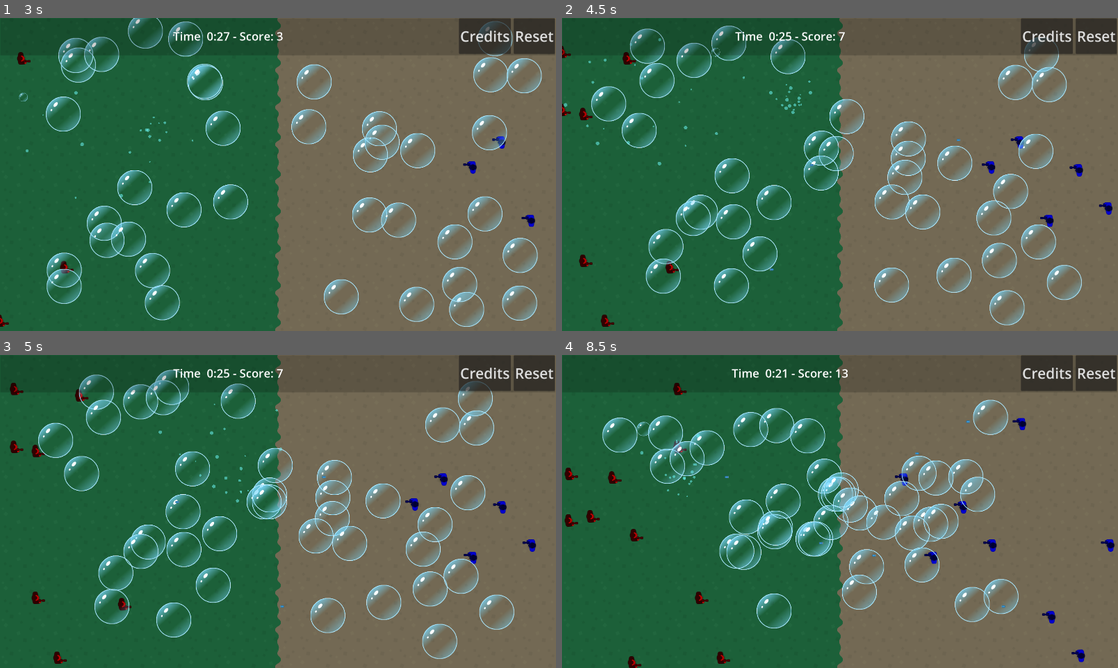
Above: before the commit, frames 1-4 (two rows, left to right).
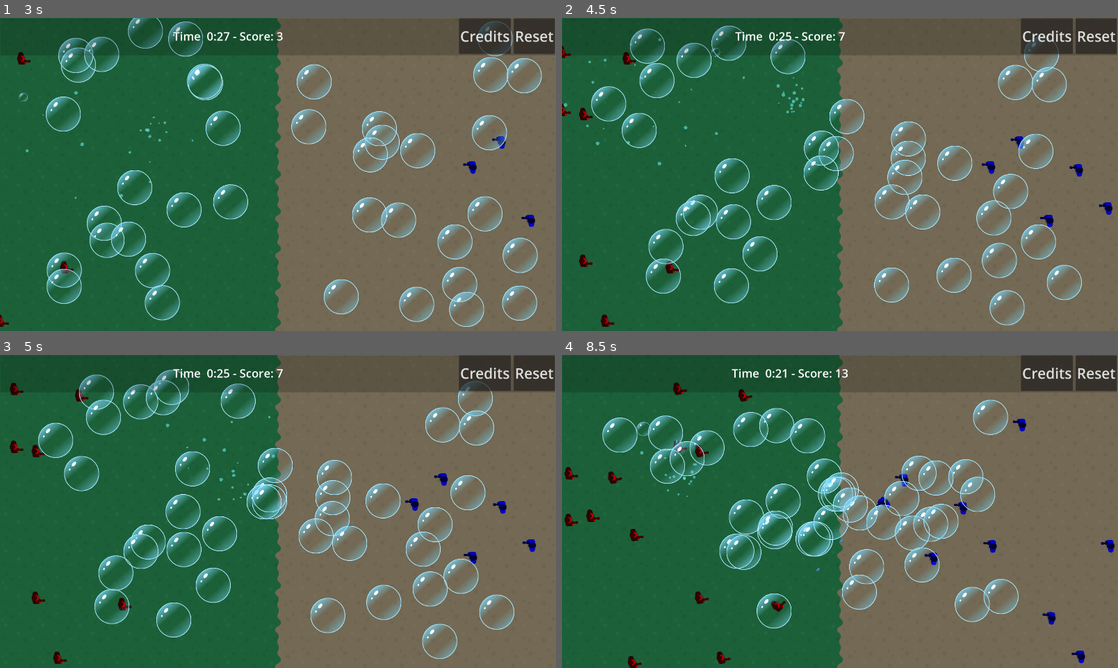
Above: after the commit, the same moments.

Repository: pkasprzyk/ggj2025
Game: Godot game, scene res://main.tscn
Two runs of this game, one before a commit and one after it. Both use one fixed random seed, a clock stepped at 60 frames per second and the inputs below.
Inputs (mouse positions are in pixels of both pictures, inside the frame that each line leads up to):
- Up to frame 1 (3 s): move the mouse to (111, 121) at 0.52 s; click (111, 121) at 0.67 s; move the mouse to (38, 49) at 1.27 s; click (38, 49) at 1.42 s; move the mouse to (77, 118) at 2.02 s; click (77, 118) at 2.17 s; move the mouse to (150, 136) at 2.77 s; click (150, 136) at 2.92 s
- Up to frame 2 (4.5 s): move the mouse to (645, 71) at 3.52 s; click (645, 71) at 3.67 s; move the mouse to (789, 108) at 4.27 s; click (789, 108) at 4.42 s
- Up to frame 3 (5 s): no input
- Up to frame 4 (8.5 s): move the mouse to (734, 386) at 5.02 s; click (734, 386) at 5.17 s; move the mouse to (845, 511) at 5.77 s; click (845, 511) at 5.92 s; move the mouse to (828, 433) at 6.52 s; click (828, 433) at 6.67 s; move the mouse to (734, 436) at 7.27 s; click (734, 436) at 7.42 s; move the mouse to (684, 480) at 8.02 s; click (684, 480) at 8.17 s

Frame 1 is identical in both runs. In frame 2, 0.1% of the frame differs, in the area x 37-72%, y 18-81%; in frame 3, 0.1%; in frame 4, 0.7%, in the area x 0-100%, y 8-100%.

Commit message:
smarter shooters

Diff:
--- a/objects/unit_shooter/unit_shooter.gd
+++ b/objects/unit_shooter/unit_shooter.gd
@@ -4,6 +4,7 @@
 
 @export var speed: float = 100.0
 @export var separation_distance: float = 50.0
+@export var shooting_distance: float = 500.0
 
 var target: Vector2 = Vector2.ZERO
 var base: UnitBase
@@ -23,12 +24,6 @@
 @onready var sprite: Sprite2D = $Sprite2D
 @onready var barrel_tip: Marker2D = $BarrelTip
 @onready var animation_player: AnimationPlayer = $AnimationPlayer
-
-
-# Called when the node enters the scene tree for the first time.
-func _ready() -> void:
-	shooting_timer.connect("timeout", shoot)
-	shooting_timer.start()
 
 
 static func spawn(parent: Node, spawn_point: Vector2, player: PlayerSide, new_base: UnitBase, new_target: Vector2, new_other_base: UnitBase) -> UnitShooter:
@@ -87,7 +82,21 @@
 	return (perceived_velocity - velocity) / 2
 
 
-func _physics_process(delta: float) -> void:
+func find_closest_enemy(all_units):
+	var closest_enemy: UnitShooter = null
+	var closest_distance: float = 9999999
+
+	for other_unit in all_units:
+		if self != other_unit:
+			var distance = (other_unit.global_position - global_position).length()
+			if distance < closest_distance:
+				closest_distance = distance
+				closest_enemy = other_unit
+
+	return [closest_enemy, closest_distance]
+
+
+func _come_closer(delta: float) -> void:
 	var friendly_units = base.get_units()
 	var enemy_units = other_base.get_units()
 	var new_velocity = (target - global_position).normalized() * speed / 2
@@ -100,10 +109,25 @@
 	global_position += velocity * delta
 
 
+func _physics_process(delta: float) -> void:
+	var closest = find_closest_enemy(other_base.get_units())
+	var closest_enemy = closest[0]
+	var distance = closest[1]
+	if distance < shooting_distance:
+		velocity = (closest_enemy.global_position - global_position).normalized() * speed
+		look_at(closest_enemy.global_position)
+		try_shoot()
+	else:
+		_come_closer(delta)
+
+
 func handle_hit() -> void:
 	queue_free()
 
 
-func shoot() -> void:
+func try_shoot() -> void:
+	if not shooting_timer.is_stopped():
+		return
 	animation_player.play("shoot")
+	shooting_timer.start()
 	Bullet.spawn(barrel_tip.global_position, velocity)
--- a/objects/unit_shooter/unit_shooter.tscn
+++ b/objects/unit_shooter/unit_shooter.tscn
@@ -46,6 +46,9 @@
 
 [node name="UnitShooter" type="Node2D"]
 script = ExtResource("1_twmya")
+speed = null
+separation_distance = null
+shooting_distance = null
 
 [node name="Area2D" type="Area2D" parent="."]
 position = Vector2(16, 16)
@@ -59,6 +62,7 @@
 
 [node name="ShootingTimer" type="Timer" parent="."]
 wait_time = 3.0
+one_shot = true
 
 [node name="BarrelTip" type="Marker2D" parent="."]
 position = Vector2(24, 8)
